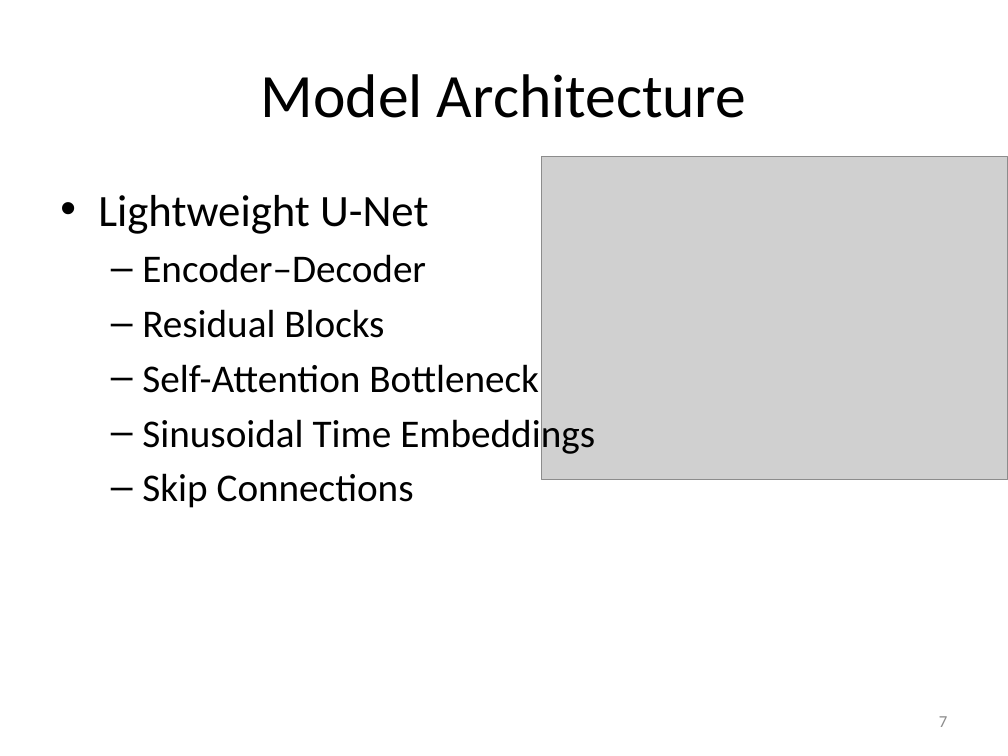
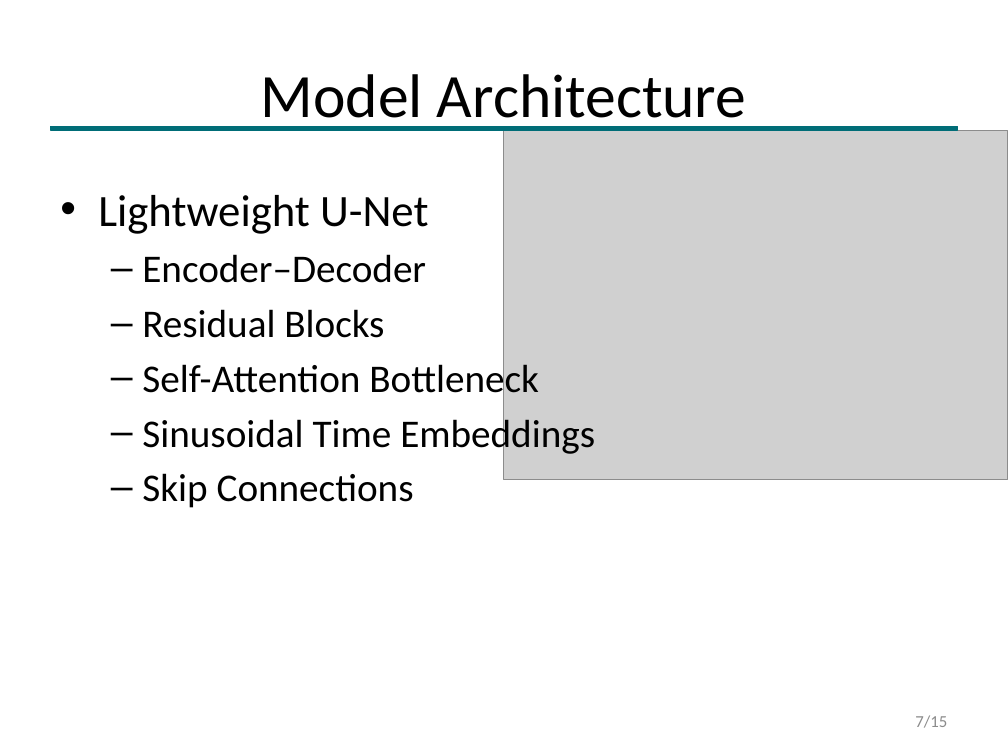
Before and after one commit to yufedor/visionDepthEstimation, a slide deck: slide 7 of Lightweight_Diffusion_Models_Presentation.pptx. Drawn at 1008x756 pixels with LibreOffice and Linux fonts; fonts in the diff are those of the drawing; grey boxes stand for pictures. Boxes give left, top, right and bottom in pixels: in the first picture for what was removed or moved away, otherwise in the second. Text is boxed around its words. In the diff, an @@ line names an element or a change of style, - is before the commit and + after.

```diff
--- a/Lightweight_Diffusion_Models_Presentation.pptx
+++ b/Lightweight_Diffusion_Models_Presentation.pptx
@@ rectangle added at (50, 126, 958, 130), fill #006D77, outline #006D77 1 pt @@
@@ picture: place and size @@
-picture at (541, 156, 1008, 480)
+picture at (504, 131, 1008, 480)
@@ page number at (915, 715, 947, 728): text changed @@
-7
+7/15
```
Also in this commit, not shown: 12 other slides changed, 2 slides added, 2 other files.
